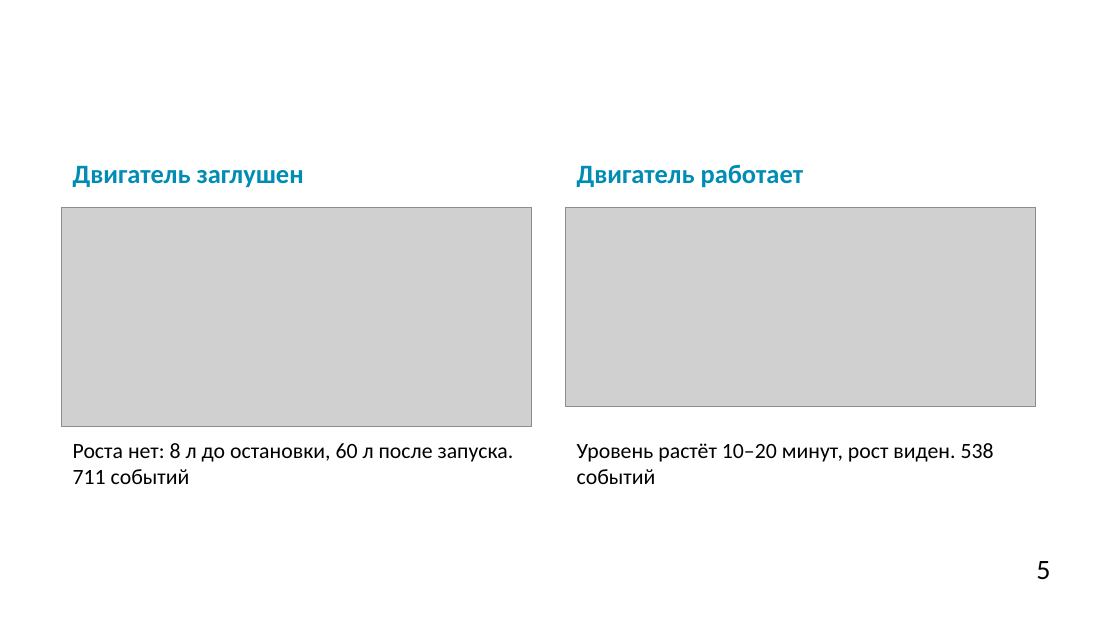
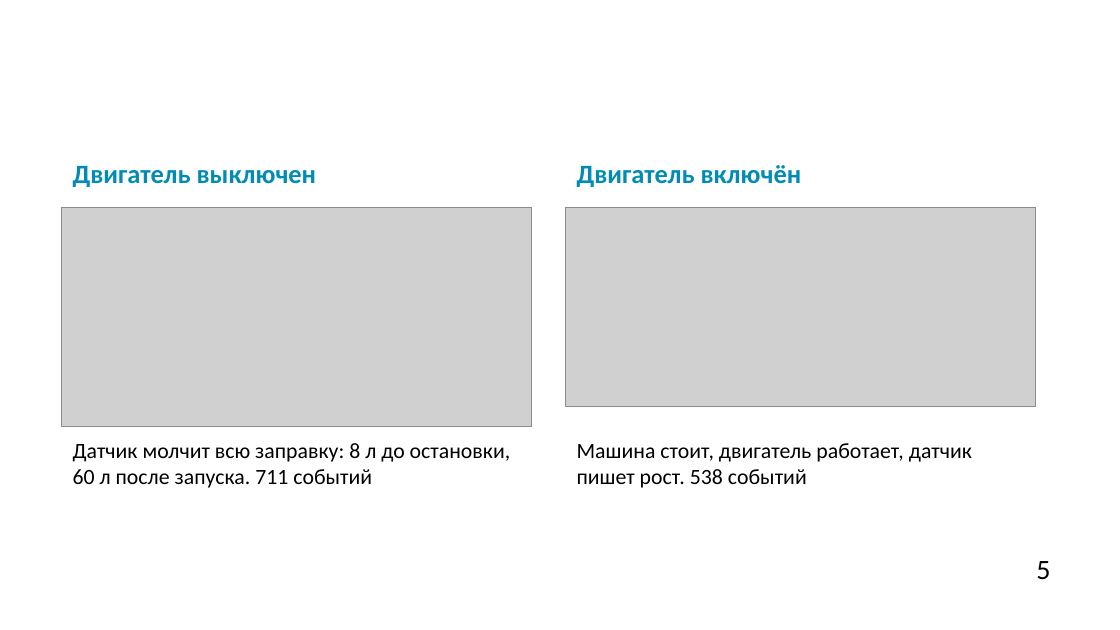
Before and after one commit to hehehelp123/fuel-refuel-lab, a slide deck: slide 5 of Лаба_заправки.pptx. Drawn at 1120x630 pixels with LibreOffice and Linux fonts; fonts in the diff are those of the drawing; grey boxes stand for pictures; background and template pictures are left out. Boxes give left, top, right and bottom in pixels: in the first picture for what was removed or moved away, otherwise in the second. Text is boxed around its words. In the diff, an @@ line names an element or a change of style, - is before the commit and + after.

Commit message:
Терминология классов: заправки с включённым и выключенным двигателем

```diff
--- a/Лаба_заправки.pptx
+++ b/Лаба_заправки.pptx
@@ text at [73,166,317,187]: text changed @@
-Двигатель заглушен
+Двигатель выключен
@@ text at [577,165,802,187]: text changed @@
-Двигатель работает
+Двигатель включён
@@ text at [73,443,511,488]: text changed @@
-Роста нет: 8 л до остановки, 60 л после запуска. 711 событий
+Датчик молчит всю заправку: 8 л до остановки, 60 л после запуска. 711 событий
@@ text at [577,443,972,488]: text changed @@
-Уровень растёт 10–20 минут, рост виден. 538 событий
+Машина стоит, двигатель работает, датчик пишет рост. 538 событий
```
Also in this commit, not shown: 4 other slides changed, 11 other files.
